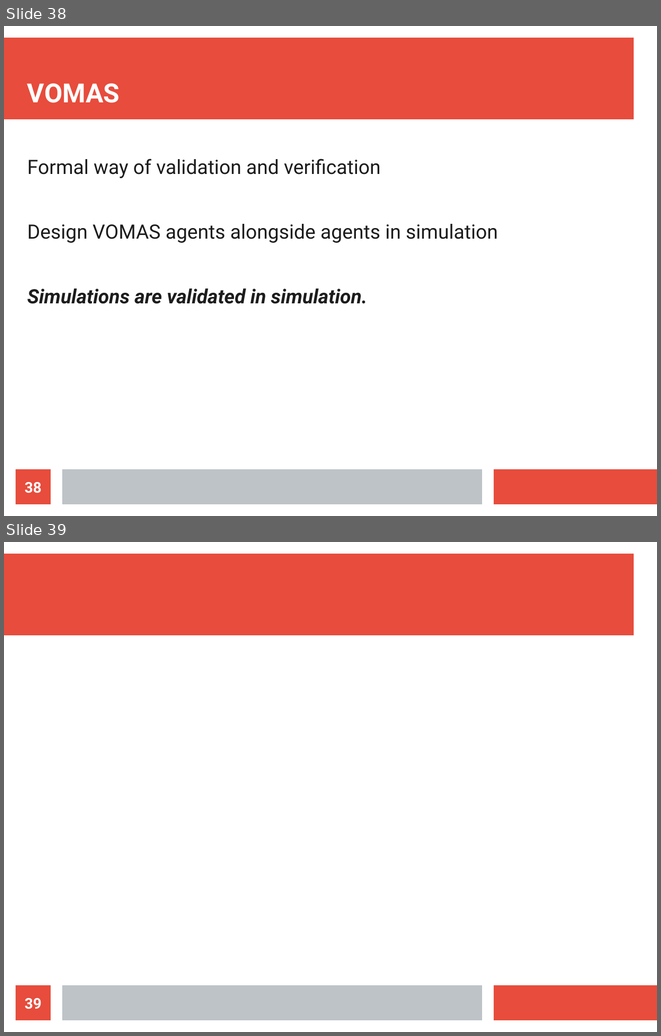
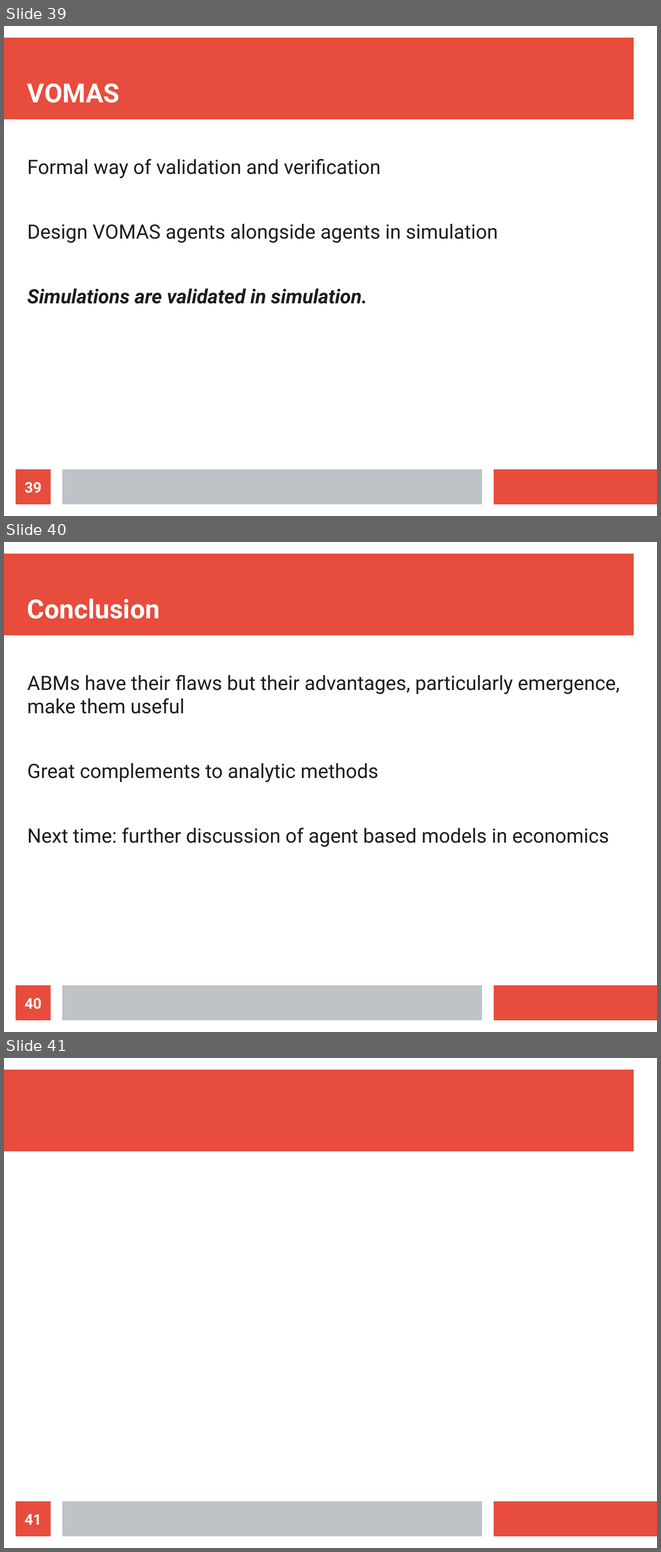
Before and after one commit to pitcany/practice, a slide deck: PresentationForMoritzClass.odp. Shown one above the other, each under a label of ours: slides 38 and 39 before the commit, slides 39, 40 and 41 after it. The pictures are 661x1036 and 661x1552 pixels, drawn with LibreOffice and Linux fonts; fonts in the diff are those of the drawing. Boxes give left, top, right and bottom in pixels: in the first picture for what was removed or moved away, otherwise in the second. Text is boxed around its words. In the diff, an @@ line names an element or a change of style, - is before the commit and + after.

```diff
--- a/PresentationForMoritzClass.odp
+++ b/PresentationForMoritzClass.odp
@@ slide 40 added at <box>4,542,657,1032</box>, background #FFFFFF; not listed: 3 template elements that a slide beside it also shows @@
@@ title added at <box>27,598,160,619</box>, 32 pt, text #FFFFFF, bold @@
+Conclusion
@@ text added at <box>27,674,619,847</box>, 24 pt, text #1C1C1C @@
+ABMs have their flaws but their advantages, particularly emergence, make them useful
+Great complements to analytic methods
+Next time: further discussion of agent based models in economics
@@ page number added at <box>16,985,51,1020</box>, fill #E74C3C, 18 pt, text #FFFFFF, bold @@
+40
@@ what was slide 38 is now slide 39 @@
@@ page number at <box>25,482,42,493</box>: text changed @@
-38
+39
@@ what was slide 39 is now slide 41 @@
@@ page number at <box>25,1514,42,1524</box>: text changed @@
-39
+41
```
Also in this commit, not shown: 3 slides changed, 1 other slide added.
